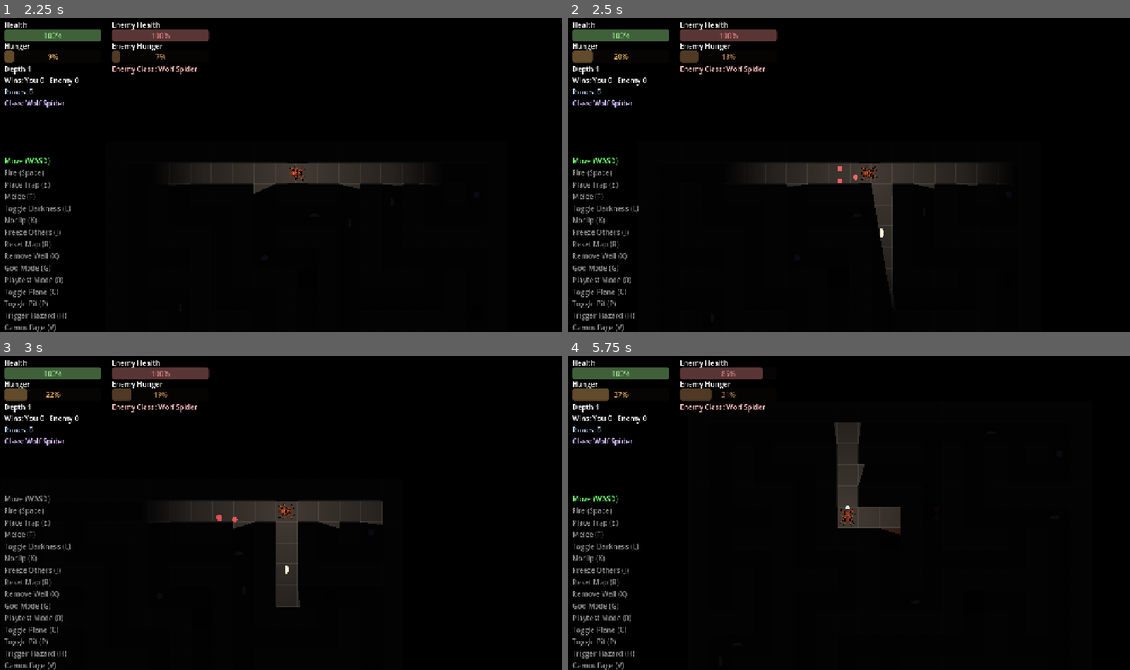
Above: before the commit, frames 1-4 (two rows, left to right).
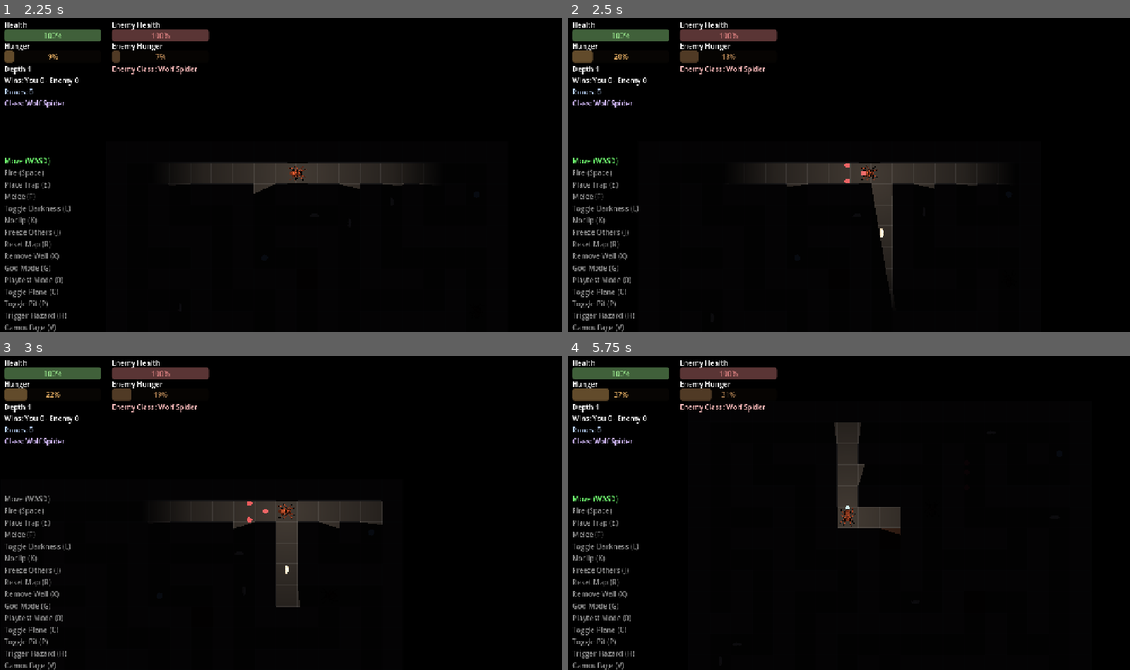
Above: after the commit, the same moments.

Repository: ehix/burrow
Game: Godot game, scene res://world/world.tscn
Same seed, same stepped clock (60 frames per second), same inputs: the game is played once before the commit and once after it.
Inputs (mouse positions are in pixels of both pictures, inside the frame that each line leads up to):
- Up to frame 1 (2.25 s): tap Enter at 0.5 s; move the mouse to (404, 156) at 0.52 s; hold D (move_right) 0.53-1.25 s; tap O (blockade) at 0.6 s; click (404, 156) at 0.67 s; tap V (camouflage) at 0.8 s; drag from (168, 187) to (303, 171) at 1.27 s; move the mouse to (337, 102) at 2.02 s; hold D (move_right) from 2.03 s (still down); tap Z (decoy) at 2.1 s
- Up to frame 2 (2.5 s): keep holding D (move_right); tap Y (hatchlings) at 2.3 s
- Up to frame 3 (3 s): release D (move_right) at 2.75 s; drag from (252, 575) to (393, 594) at 2.77 s
- Up to frame 4 (5.75 s): move the mouse to (1017, 560) at 3.52 s; hold A (move_left) 3.53-4.25 s; tap O (blockade) at 3.6 s; tap V (camouflage) at 3.8, 5.1 s; drag from (680, 462) to (809, 594) at 4.27 s; move the mouse to (877, 509) at 5.02 s; hold S (move_down) from 5.03 s (still down); click (877, 509) at 5.17 s; tap Y (hatchlings) at 5.3 s

Frame 1 is identical in both runs. In frame 2, less than 0.1% of the frame differs, in the area x 47-54%, y 46-53%; in frame 3, less than 0.1%; in frame 4, 0.1%, in the area x 27-38%, y 3-8%.

Commit message:
Give Hatchlings an escort/aggro AI, line-of-sight, and a speed bump
TinySpiderling now escorts near its owner spider (owner position + fixed
spawn-relative offset) until an enemy spider comes within both
aggro_radius (180) and line-of-sight, then breaks off to chase/attack it,
reverting to escort once the target dies, leaves range, or LOS breaks.
move_speed 90 -> 180. HatchlingsSkill now passes each hatchling's own
spawn offset into setup() so escort and spawn position agree.

Two fixes to the plan's own reference code, found by tracing actual
execution rather than assumption:
- _escort()'s arrival tolerance was 4px, but a single aggro-chase tick at
  move_speed 180 (60Hz physics) covers ~3px — landing inside the old
  tolerance and never resuming approach. Tightened to 1px, and made the
  owner-liveness check validate before casting (casting a freed-but-non-
  null owner reference throws, which also matters for real gameplay: an
  owner spider dying mid-escort).
- test_hatchlings_skill.gd's convergence check captured "before" prior to
  moving the caster, so it was always comparing a positive gap against
  zero. Moved the capture to after the caster moves. Also added an
  explicit autofree() for the hatchling spawned via _on_activate(), since
  it lands under current_scene rather than the test's own subtree and
  wasn't reachable by the test's other add_child_autofree() cleanup.

Co-Authored-By: Claude Sonnet 5 <noreply@anthropic.com>

Diff:
--- a/entities/skills/hatchlings_skill.gd
+++ b/entities/skills/hatchlings_skill.gd
@@ -25,7 +25,7 @@
 		var offset := Vector2(spawn_radius, 0).rotated(TAU * float(i) / float(spawn_count))
 		hatchling.global_position = origin.global_position + offset
 		if hatchling.has_method("setup"):
-			hatchling.setup(source, lifetime)
+			hatchling.setup(source, lifetime, offset)
 
 
 func _spawn_parent(source: Node) -> Node:
--- a/entities/skills/scenes/tiny_spiderling.gd
+++ b/entities/skills/scenes/tiny_spiderling.gd
@@ -1,29 +1,37 @@
 class_name TinySpiderling
 extends CharacterBody2D
-## A temporary attacking hatchling (design §3): spawned by HatchlingsSkill
-## (scouting mode) or CocoonMine's burst (ambush mode) — the same entity
-## either way, just a different spawn context. Chases the nearest spider
-## that isn't its owner and pecks at it on contact until its lifetime runs
-## out. Placeholder visual: a small drawn dot, no art asset yet.
+## A temporary attacking hatchling (skill fixes bundle: escort/aggro AI +
+## line-of-sight). Spawned by HatchlingsSkill (scouting mode) — escorts near
+## its owner spider until an enemy spider comes within both aggro_radius and
+## line-of-sight, then breaks off to chase/attack it, reverting to escort
+## once the target dies, leaves aggro_radius, or line-of-sight breaks.
+## Placeholder visual: a small drawn dot, no art asset yet.
 ## collision_layer = 0 (doesn't block anything itself); collision_mask =
 ## world(1) only, so move_and_slide() stops at walls but never physically
 ## collides with a real spider — damage is resolved via a direct Hurtbox
 ## lookup instead, same pattern Enemy/Player melee already use.
 
-@export var move_speed: float = 90.0
+@export var move_speed: float = 180.0
 @export var attack_range: float = 20.0
 @export var attack_damage: float = 4.0
 @export var attack_cooldown: float = 0.6
+@export var aggro_radius: float = 180.0
 
 var _owner_spider: Node
+var _escort_offset: Vector2 = Vector2.ZERO
 var _lifetime_left: float = 0.0
 var _attack_left: float = 0.0
+var _aggro_target: Node2D = null
 
 
-## Called by HatchlingsSkill/CocoonMine right after spawn.
-func setup(owner_spider: Node, lifetime: float) -> void:
+## Called by HatchlingsSkill right after spawn. `escort_offset` is the same
+## radial offset the caster spawned this hatchling at, relative to the
+## owner — the hatchling escorts around owner.global_position + this offset
+## when nothing's worth chasing.
+func setup(owner_spider: Node, lifetime: float, escort_offset: Vector2 = Vector2.ZERO) -> void:
 	_owner_spider = owner_spider
 	_lifetime_left = lifetime
+	_escort_offset = escort_offset
 
 
 func _ready() -> void:
@@ -40,10 +48,47 @@
 	if _lifetime_left <= 0.0:
 		queue_free()
 		return
-	var target := _nearest_target()
-	if target == null:
-		velocity = Vector2.ZERO
-		return
+	_update_aggro_target()
+	if _aggro_target != null:
+		_chase(_aggro_target)
+	else:
+		_escort()
+
+
+## Keeps the current target if it's still in range/LOS; otherwise looks for
+## the nearest qualifying replacement (may be null).
+func _update_aggro_target() -> void:
+	if _aggro_target != null and is_instance_valid(_aggro_target):
+		var still_in_range := global_position.distance_to(_aggro_target.global_position) <= aggro_radius
+		if still_in_range and _has_line_of_sight(_aggro_target.global_position):
+			return
+	_aggro_target = _nearest_target()
+
+
+func _nearest_target() -> Node2D:
+	var best: Node2D = null
+	var best_dist := aggro_radius
+	for node in get_tree().get_nodes_in_group("spiders"):
+		if node == _owner_spider:
+			continue
+		var spider := node as Node2D
+		if spider == null:
+			continue
+		var d := global_position.distance_to(spider.global_position)
+		if d <= best_dist and _has_line_of_sight(spider.global_position):
+			best_dist = d
+			best = spider
+	return best
+
+
+func _has_line_of_sight(target_pos: Vector2) -> bool:
+	var space := get_world_2d().direct_space_state
+	var query := PhysicsRayQueryParameters2D.create(global_position, target_pos, 1) # world layer
+	query.exclude = [get_rid()]
+	return space.intersect_ray(query).is_empty()
+
+
+func _chase(target: Node2D) -> void:
 	var to_target := target.global_position - global_position
 	if to_target.length() <= attack_range:
 		velocity = Vector2.ZERO
@@ -53,20 +98,28 @@
 		move_and_slide()
 
 
-func _nearest_target() -> Node2D:
-	var best: Node2D = null
-	var best_dist := INF
-	for node in get_tree().get_nodes_in_group("spiders"):
-		if node == _owner_spider:
-			continue
-		var spider := node as Node2D
-		if spider == null:
-			continue
-		var d := global_position.distance_squared_to(spider.global_position)
-		if d < best_dist:
-			best_dist = d
-			best = spider
-	return best
+## Walks toward the owner's current position plus the fixed spawn-relative
+## offset; holds still once within 1px (avoids jittering, and stays below
+## the ~3px a single physics tick covers at move_speed 180 so it doesn't
+## "arrive" prematurely mid-approach) or if the owner is gone.
+func _escort() -> void:
+	# Check validity on the raw reference before casting — casting a freed
+	# (but non-null) object throws, and the owner spider dying mid-escort is
+	# a normal gameplay occurrence, not just a test-teardown artifact.
+	if _owner_spider == null or not is_instance_valid(_owner_spider):
+		velocity = Vector2.ZERO
+		return
+	var owner_2d := _owner_spider as Node2D
+	if owner_2d == null:
+		velocity = Vector2.ZERO
+		return
+	var desired := owner_2d.global_position + _escort_offset
+	var to_desired := desired - global_position
+	if to_desired.length() <= 1.0:
+		velocity = Vector2.ZERO
+	else:
+		velocity = to_desired.normalized() * move_speed
+		move_and_slide()
 
 
 func _attack(target: Node2D) -> void:
--- /dev/null
+++ b/tests/test_hatchlings_skill.gd
@@ -0,0 +1,48 @@
+extends GutTest
+## HatchlingsSkill (skill fixes bundle): each spawned TinySpiderling escorts
+## around the same offset it was spawned at, so activation and the
+## hatchling's own escort target agree without a second source of truth.
+
+const HatchlingScene := preload("res://entities/skills/scenes/tiny_spiderling.tscn")
+
+
+func _make_skill() -> HatchlingsSkill:
+	var skill := HatchlingsSkill.new()
+	skill.hatchling_scene = HatchlingScene
+	skill.spawn_count = 1
+	skill.spawn_radius = 24.0
+	add_child_autofree(skill)
+	return skill
+
+
+func _make_caster() -> Node2D:
+	var caster := Node2D.new()
+	add_child_autofree(caster)
+	caster.global_position = Vector2(400, 400)
+	return caster
+
+
+func test_on_activate_passes_the_spawn_offset_into_setup() -> void:
+	var skill := _make_skill()
+	var caster := _make_caster()
+
+	skill._on_activate(caster)
+
+	var hatchlings := get_tree().get_nodes_in_group("hatchlings")
+	assert_eq(hatchlings.size(), 1)
+	var hatchling: TinySpiderling = hatchlings[0]
+	# _on_activate() parents the hatchling under get_tree().current_scene
+	# (mirroring how the real HatchlingsSkill spawns it), not under this test
+	# node, so add_child_autofree() on the skill/caster above never reaches
+	# it — free it explicitly or it outlives the test and keeps ticking
+	# against already-freed test doubles.
+	autofree(hatchling)
+	var expected_offset := Vector2(skill.spawn_radius, 0) # spawn_count=1, i=0 -> rotation 0
+	assert_eq(hatchling.global_position, caster.global_position + expected_offset)
+
+	caster.global_position += Vector2(100, 0)
+	var before := hatchling.global_position.distance_to(caster.global_position + expected_offset)
+	for i in 10:
+		hatchling._physics_process(0.05)
+	var after := hatchling.global_position.distance_to(caster.global_position + expected_offset)
+	assert_lt(after, before, "the hatchling escorts toward the owner's new position at the same relative offset")
--- a/tests/test_tiny_spiderling.gd
+++ b/tests/test_tiny_spiderling.gd
@@ -84,3 +84,87 @@
 	var after_first := health.current_health
 	spiderling._physics_process(0.016) # still on cooldown
 	assert_eq(health.current_health, after_first, "no second hit before the cooldown elapses")
+
+
+func _make_wall(at: Vector2) -> StaticBody2D:
+	var wall := StaticBody2D.new()
+	wall.collision_layer = 1
+	var shape := CollisionShape2D.new()
+	var rect := RectangleShape2D.new()
+	rect.size = Vector2(48, 48)
+	shape.shape = rect
+	wall.add_child(shape)
+	add_child_autofree(wall)
+	wall.global_position = at
+	return wall
+
+
+func test_default_move_speed_is_180() -> void:
+	var spiderling := _make_spiderling()
+	assert_eq(spiderling.move_speed, 180.0)
+
+
+func test_escorts_toward_the_owner_plus_offset_when_no_enemy_is_near() -> void:
+	var spiderling := _make_spiderling()
+	var owner_spider := _make_target()
+	owner_spider.global_position = Vector2(600, 600)
+	spiderling.global_position = Vector2(0, 0)
+	spiderling.setup(owner_spider, 5.0, Vector2(20, 0))
+	var target_point := owner_spider.global_position + Vector2(20, 0)
+	var before := spiderling.global_position.distance_to(target_point)
+
+	for i in 10:
+		spiderling._physics_process(0.05)
+
+	var after := spiderling.global_position.distance_to(target_point)
+	assert_lt(after, before, "the hatchling steps toward its owner's escort point")
+
+
+func test_switches_to_chase_when_an_enemy_enters_aggro_radius_and_los() -> void:
+	var spiderling := _make_spiderling()
+	var owner_spider := _make_target()
+	owner_spider.global_position = Vector2(2000, 2000) # far away, irrelevant
+	var enemy := _make_target()
+	spiderling.global_position = Vector2(0, 0)
+	enemy.global_position = Vector2(50, 0) # within aggro_radius(180), beyond attack_range(20)
+	spiderling.setup(owner_spider, 5.0)
+
+	spiderling._physics_process(0.016)
+
+	assert_gt(spiderling.velocity.length(), 0.0, "the hatchling moves toward the visible enemy instead of escorting")
+
+
+func test_never_targets_an_enemy_blocked_by_a_wall() -> void:
+	var spiderling := _make_spiderling()
+	var enemy := _make_target()
+	spiderling.global_position = Vector2(0, 0)
+	enemy.global_position = Vector2(100, 0)
+	_make_wall(Vector2(50, 0))
+	spiderling.setup(null, 5.0) # no owner -> escort() with no owner holds still
+
+	spiderling._physics_process(0.016)
+
+	assert_eq(spiderling.velocity, Vector2.ZERO, "a wall-blocked enemy is never targeted")
+
+
+func test_reverts_to_escort_once_the_target_leaves_aggro_radius() -> void:
+	var spiderling := _make_spiderling()
+	var owner_spider := _make_target()
+	owner_spider.global_position = Vector2(0, 0)
+	var enemy := _make_target()
+	spiderling.global_position = Vector2(0, 0)
+	enemy.global_position = Vector2(50, 0)
+	spiderling.setup(owner_spider, 5.0)
+	spiderling._physics_process(0.016)
+	assert_gt(spiderling.velocity.length(), 0.0, "starts chasing")
+
+	enemy.global_position = Vector2(5000, 5000) # far outside aggro_radius
+	# Converge over several ticks rather than asserting on one exact instant
+	# right after the switch — move_and_slide() uses the engine's own
+	# physics delta, not the value passed here, so a single-tick distance
+	# check would be too tightly coupled to that exact timing.
+	for i in 20:
+		spiderling._physics_process(0.05)
+
+	assert_lt(spiderling.global_position.distance_to(owner_spider.global_position), 1.0,
+		"settles back at the owner's position once escort resumes (no target, escort_offset defaults to zero)")
Not shown, added: tests/test_hatchlings_skill.gd.uid
